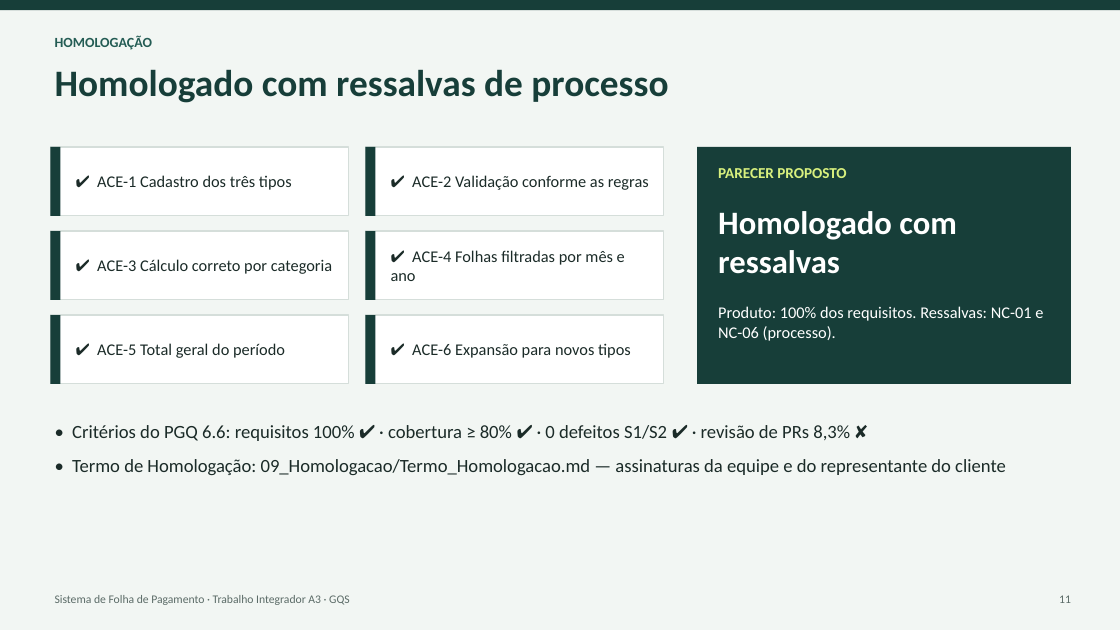
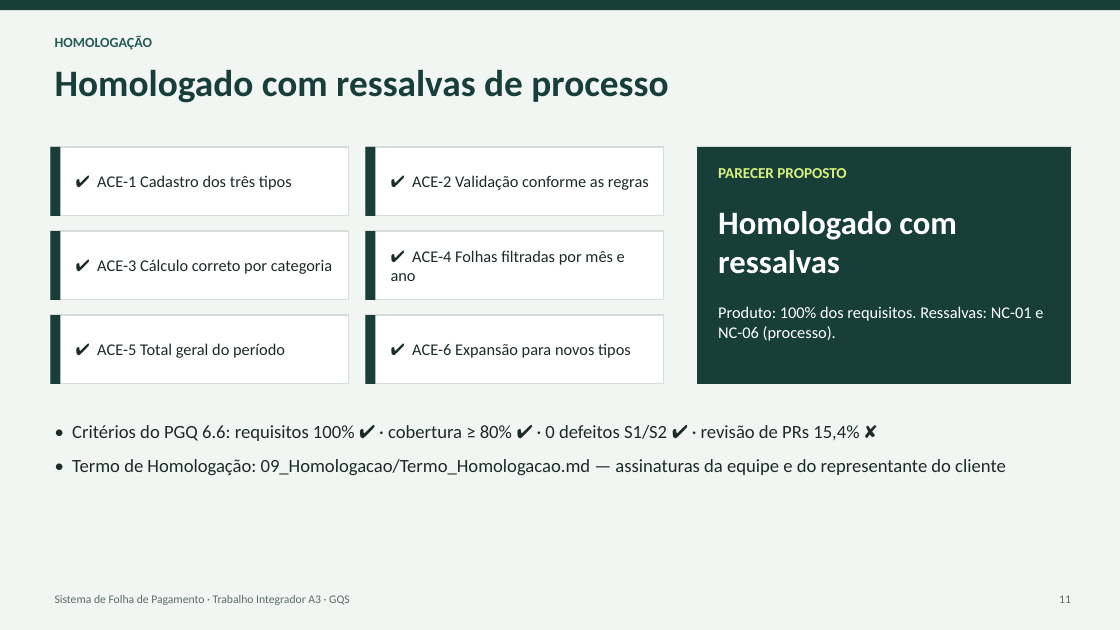
Before and after one commit to aruwer/FolhaPagamento, a slide deck: slide 11 of 11_Apresentacao/Apresentacao_A3_FolhaPagamento.pptx. Drawn at 1120x630 pixels with LibreOffice and Linux fonts; fonts in the diff are those of the drawing. Boxes give left, top, right and bottom in pixels: in the first picture for what was removed or moved away, otherwise in the second. Text is boxed around its words. In the diff, an @@ line names an element or a change of style, - is before the commit and + after.

```diff
--- a/11_Apresentacao/Apresentacao_A3_FolhaPagamento.pptx
+++ b/11_Apresentacao/Apresentacao_A3_FolhaPagamento.pptx
@@ text at (72,425,859,441): text changed @@
-• Critérios do PGQ 6.6: requisitos 100% ✔ · cobertura ≥ 80% ✔ · 0 defeitos S1/S2 ✔ · revisão de PRs 8,3% ✘
+• Critérios do PGQ 6.6: requisitos 100% ✔ · cobertura ≥ 80% ✔ · 0 defeitos S1/S2 ✔ · revisão de PRs 15,4% ✘
```
Also in this commit, not shown: 2 other slides changed, 3 other files.
